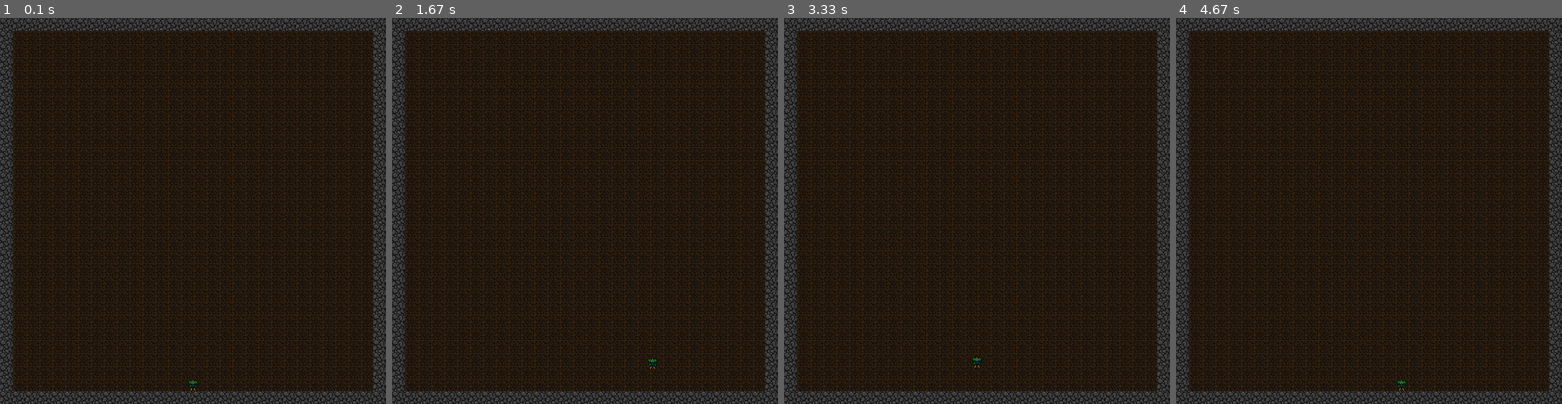
Above: before the commit, frames 1-4 (left to right).
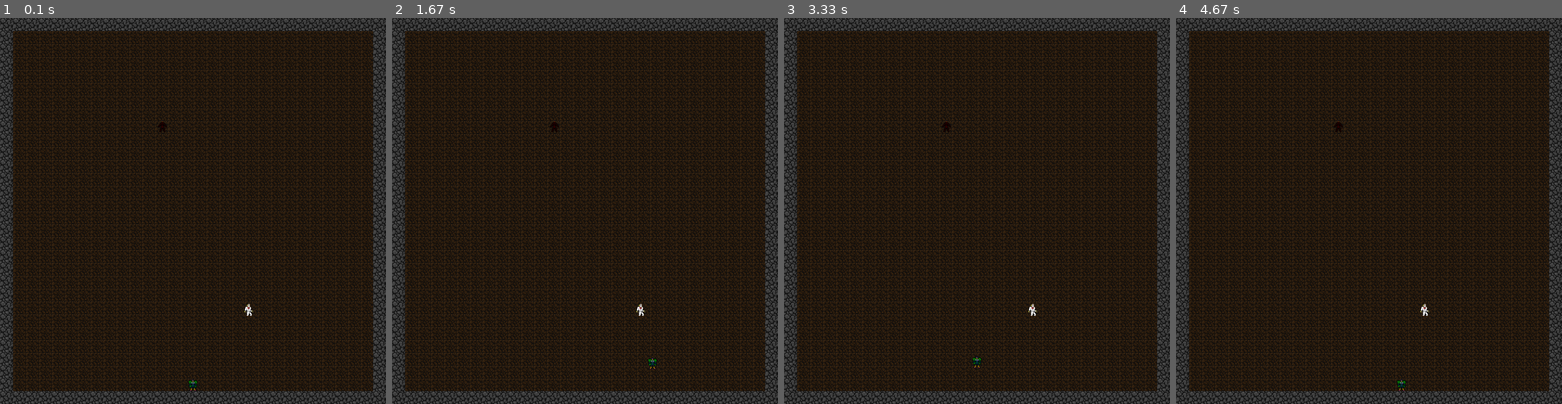
Above: after the commit, the same moments.

Repository: Anthony-Moss/RPG-PyGame
Game: pygame game, started from loot_RPG.py
The game is run twice, just before and just after one commit, with the same random seed, the same clock (stepped at 60 frames per second) and the same inputs.
Inputs:
- Up to frame 1 (0.1 s): no input
- Up to frame 2 (1.67 s): hold Right 0.33-0.8 s; hold Up 0.83-1.13 s; hold Right 1.17-1.63 s
- Up to frame 3 (3.33 s): hold Left 1.67-2.2 s; hold Down 2.23-2.53 s; hold Left 2.57-2.97 s; hold Up from 3 s (still down)
- Up to frame 4 (4.67 s): release Up at 3.37 s; hold Right 3.4-4.03 s; hold Down 4.07-4.43 s; hold Left from 4.47 s (still down)

The runs differ from the first frame. In frame 1, less than 0.1% of the frame differs, in the area x 40-66%, y 26-78%; in frame 2, less than 0.1%; in frame 3, less than 0.1%; in frame 4, less than 0.1%.

Commit message:
added new character model, fixed collision, started combat system

Diff:
--- a/loot_RPG.py
+++ b/loot_RPG.py
@@ -1,4 +1,5 @@
 import pygame
+import time
 from random import randint
 
 KEY_UP = 273
@@ -6,84 +7,241 @@
 KEY_LEFT = 276
 KEY_RIGHT = 275
 
-# creating a Player class to represent the users character
-class Player():
-    def __init__(self, x, y, x_dir, y_dir, avatar):
-        self.x = x
-        self.y = y
+# # creating a Block class to hold games sprites
+# class newSprite(pygame.sprite.Sprite):
+#     def __init__(self, x, y, file_name):
+#         pygame.sprite.Sprite.__init__(self)
+#         # self.images = []
+#         # self.images.append(pygame.image.load(file_name))
+#         self.image = file_name
+#         self.x = x
+#         self.y = y
+#         self.rect = self.image.get_rect()
+#         self.rect.topleft=(0,0)
+#         self.mask = pygame.mask.from_surface(self.image)
+
+#     def update(self, rect_x, rect_y):
+#         self.rect.x = rect_x
+#         self.rect.y = rect_y
+
+
+
+
+class Player(pygame.sprite.Sprite):
+    def __init__(self, x_dir, y_dir, name, avatar, width, height):
+        super().__init__()
+        # self.x = x
+        # self.y = y
         self.x_dir = x_dir
         self.y_dir = y_dir
+        self.name = name
+        self.image = avatar
+        self.avatar = avatar.convert_alpha()
+        self.rect = self.avatar.get_rect()
+
+    def update(self, width, height):
+        self.rect.x += self.x_dir
+        self.rect.y += self.y_dir
+        if self.rect.x + 64 > width:
+            self.x_dir = 0
+        if self.rect.x - 32 < 0:
+            self.x_dir = 0
+        if self.rect.y + 64 > height:
+            self.y_dir = 0
+        if self.rect.y - 32 < 0:
+            self.y_dir = 0
+
+    def render(self, screen):
+        screen.blit(self.avatar, (self.rect.x, self.rect.y))
+
+class Monster(pygame.sprite.Sprite):
+    def __init__(self, width, height, name, avatar):
+        super().__init__()
+        # self.x = x
+        # self.y = y
         self.avatar = avatar
-
-    def update(self, width, height):
-        self.x += self.x_dir
-        self.y += self.y_dir
-        if self.x + 64 > width:
-            self.x_dir = 0
-        if self.x - 32 < 0:
-            self.x_dir = 0
-        if self.y + 64 > height:
-            self.y_dir = 0
-        if self.y - 32 < 0:
-            self.y_dir = 0
-
-    def render(self, screen):
-        screen.blit(self.avatar, (self.x, self.y))
-
+        self.name = name
+        self.image = avatar
+
+        self.rect = self.avatar.get_rect()
+
+class Combat(pygame.sprite.Sprite):
+    def __init__(self, width, height, name, avatar, health, attack):
+        super().__init__()
+        self.combat_width = width
+        self.combat_height = height
+        self.name = name
+        self.avatar = avatar
+        self.image = avatar
+        self.health = health
+        self.attack = attack
+        self.rect = self.avatar.get_rect()
 
 
 def main():
     width = 960
     height = 960
+    blue =  (97, 159, 182)
+
+    eto_start_x = randint(74, 896)
+    eto_start_y = randint(74,896)
+    omori_start_x = randint(74, 896)
+    omori_start_y = randint(74, 896)
 
     pygame.init()
+
     screen = pygame.display.set_mode((width, height))
+    combat_screen = pygame.display.set_mode((width, height))
     pygame.display.set_caption('My Game')
     clock = pygame.time.Clock()
-    sir_david_quinith = Player(464, 896, 0, 0, pygame.image.load('images/quinith_wings.png'))
+
+    block_list = pygame.sprite.Group()
+    all_sprites_list = pygame.sprite.Group()
+    combat_sprites_list = pygame.sprite.Group()
+
+    sir_david_quinith = Player(0, 0, "Sir David Quinith", pygame.image.load('images/quinith_wings.png').convert_alpha(), width, height)
+    sir_david_quinith.rect.x = 464
+    sir_david_quinith.rect.y = 896
+    all_sprites_list.add(sir_david_quinith)
+
+    sir_david_quinith_combat = Combat(width, height,  "Sir David Quinith", pygame.image.load('images/quinith_wings.png').convert_alpha(), 100, 15)
+    sir_david_quinith_combat.rect.x = 230
+    sir_david_quinith_combat.rect.y = 420
+
+    enemy_combat = Combat(width, height, "name", pygame.image.load('images/jason.png').convert_alpha(), 90, 10)
+
+    combat_sprites_list.add(sir_david_quinith_combat, enemy_combat)
+
+
+    Eto = Monster(width, height, "Eto", pygame.image.load('images/demonspawn_red_m.png').convert_alpha())
+    Eto.rect.x = eto_start_x
+    Eto.rect.y = eto_start_y
+
+    block_list.add(Eto)
+    all_sprites_list.add(Eto)
+
+    Yakumo_Omori = Monster(omori_start_x, omori_start_y, "JASON", pygame.image.load('images/jason.png').convert_alpha())
+    Yakumo_Omori.rect.x = omori_start_x
+    Yakumo_Omori.rect.y = omori_start_y
+
+    block_list.add(Yakumo_Omori)
+    all_sprites_list.add(Yakumo_Omori)
 
     # Game initialization
     background_img = pygame.image.load('images/rpg_background_tilemap.png').convert_alpha()
+    combat_background = pygame.image.load('images/background.png').convert_alpha()
     stop_game = False
+    in_combat = False
     while not stop_game:
         for event in pygame.event.get():
+            if in_combat == False:
 
             # Event handling
-            if event.type == pygame.KEYDOWN:
-                if event.key == KEY_UP:
-                    sir_david_quinith.y_dir = -3
-                elif event.key == KEY_DOWN:
-                    sir_david_quinith.y_dir = 3
-                elif event.key == KEY_LEFT:
-                    sir_david_quinith.x_dir = -3
-                elif event.key == KEY_RIGHT:
-                    sir_david_quinith.x_dir = 3
-                elif event.key == pygame.K_RETURN:
-                    main()
-                # deactivate the cooresponding speeds
-                # when an arrow key is released
-            if event.type == pygame.KEYUP:
-                if event.key == KEY_UP:
-                    sir_david_quinith.y_dir = 0
-                elif event.key == KEY_DOWN:
-                    sir_david_quinith.y_dir = 0
-                elif event.key == KEY_LEFT:
-                    sir_david_quinith.x_dir = 0
-                elif event.key == KEY_RIGHT:
-                    sir_david_quinith.x_dir = 0
+                if event.type == pygame.KEYDOWN:
+                    if event.key == KEY_UP:
+                        sir_david_quinith.y_dir = -3
+                    elif event.key == KEY_DOWN:
+                        sir_david_quinith.y_dir = 3
+                    elif event.key == KEY_LEFT:
+                        sir_david_quinith.x_dir = -3
+                    elif event.key == KEY_RIGHT:
+                        sir_david_quinith.x_dir = 3
+
+                    # elif event.key == pygame.K_RETURN:
+                    #     main()
+
+                    # deactivate the cooresponding speeds
+                    # when an arrow key is released
+                if event.type == pygame.KEYUP:
+                    if event.key == KEY_UP:
+                        sir_david_quinith.y_dir = 0
+                    elif event.key == KEY_DOWN:
+                        sir_david_quinith.y_dir = 0
+                    elif event.key == KEY_LEFT:
+                        sir_david_quinith.x_dir = 0
+                    elif event.key == KEY_RIGHT:
+                        sir_david_quinith.x_dir = 0
+
+            if in_combat == True:
+                user_health = sir_david_quinith_combat.health
+                if event.type == pygame.KEYDOWN:
+                    if event.key == pygame.K_1:
+                        enemy_combat.health -= sir_david_quinith_combat.attack
+                        user_health -= enemy_combat.attack + randint(1,5)
+                    elif event.key == pygame.K_2:
+                        enemy_combat.health -= (sir_david_quinith_combat.attack) + 5
+                        user_health -= enemy_combat.attack + randint(1,5)
+                    elif event.key == pygame.K_3:
+                        enemy_combat.health -= (sir_david_quinith_combat.attack) * 2
+                        user_health -= enemy_combat.attack + randint(1,5)
+                    elif event.key == pygame.K_q:
+                        main()
+
+
+
             if event.type == pygame.QUIT:
                 stop_game = True
 
+            # while in_combat == True:
+            #     font = pygame.font.Font(None, 25)
+            #     block = font.render("you killed %s!" % (block.name), True, (blue))
+            #     rect = block.get_rect()
+            #     rect.center = screen.get_rect().center
+            #     screen.blit(block, rect)
+            #     pygame.display.update()
+
+
+
+
+
+        # while in_combat == True:
+
 
         # Game logic
-
+        player_hit_list = pygame.sprite.spritecollide(sir_david_quinith, block_list, True)
+        for block in player_hit_list:
+            # pygame.time.wait(3000)
+            # Render text
+                font = pygame.font.Font(None, 25)
+                block = font.render("you killed %s!" % (block.name), True, (blue))
+                rect = block.get_rect()
+                rect.center = screen.get_rect().center
+                screen.blit(block, rect)
+                pygame.display.update()
+                in_combat = True
+
+
+        block_list.update(width, height)
         # Draw background
-        screen.blit(background_img, (0,0))
+        #If the player is not in combat show normal screen and characters
+        if in_combat == False:
+            screen.blit(background_img, (0,0))
+            block_list.draw(screen)
+            sir_david_quinith.render(screen)
+            sir_david_quinith.update(width,height)
+            # if player is is in combat it loads the combat screen
+        elif in_combat == True:
+            screen.fill(blue)
+            combat_screen.blit(combat_background, (224,240))
+            combat_sprites_list.draw(combat_background)
+
+            font = pygame.font.Font(None, 25)
+            block = font.render("Press 1 for normal attack", True, (blue))
+            rect = block.get_rect()
+            rect.center = combat_screen.get_rect().center
+            screen.blit(block, rect)
+
+            # pygame.display.update()
+            # font2 = pygame.font.Font(None, 25)
+            block2 = font.render("Press 2 for heavy attack", True, (blue))
+            rect2= block2.get_rect().move(380,360)
+            combat_screen.blit(block2, rect2)
+            pygame.display.update()
+
 
         # Game display
 
-        sir_david_quinith.render(screen)
-        sir_david_quinith.update(width,height)
+
         pygame.display.update()
         clock.tick(60)
 
Binary file added: images/jason.png
